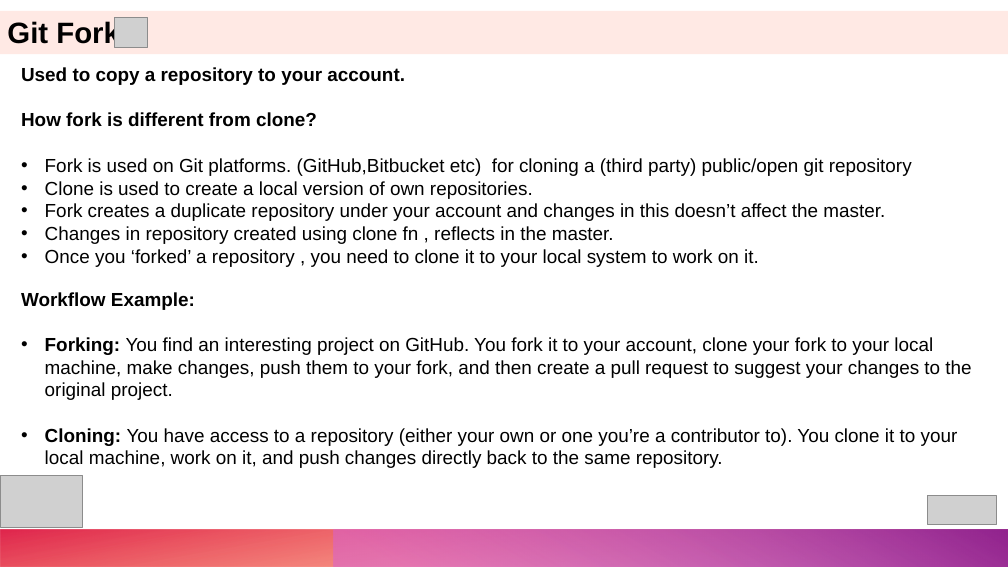
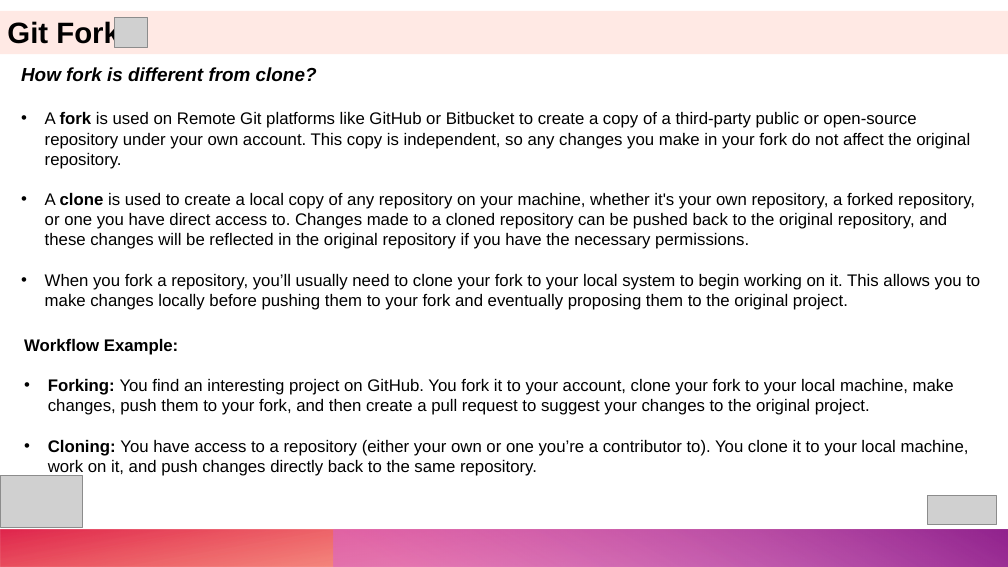
Before and after one commit to shanptom/GitIntro, a slide deck: slide 6 of Intro to Git and GitHub.pptx. Drawn at 1008x567 pixels with LibreOffice and Linux fonts; fonts in the diff are those of the drawing; grey boxes stand for pictures. Boxes give left, top, right and bottom in pixels: in the first picture for what was removed or moved away, otherwise in the second. Text is boxed around its words. In the diff, an @@ line names an element or a change of style, - is before the commit and + after.

```diff
--- a/Intro to Git and GitHub.pptx
+++ b/Intro to Git and GitHub.pptx
@@ text at (21, 67, 405, 85): paragraph removed @@
-Used to copy a repository to your account.
@@ text at (21, 67, 317, 82): italic on in "How fork is different from clone?" @@
@@ text at (45, 112, 980, 310): text changed; size 18 to 16 pt @@
-• Fork is used on Git platforms. (GitHub,Bitbucket etc) for cloning a (third party) public/open git repository
-• Clone is used to create a local version of own repositories.
-• Fork creates a duplicate repository under your account and changes in this doesn’t affect the master.
-• Changes in repository created using clone fn , reflects in the master.
-• Once you ‘forked’ a repository , you need to clone it to your local system to work on it.
+• A fork is used on Remote Git platforms like GitHub or Bitbucket to create a copy of a third-party public or open-source repository under your own account. This copy is independent, so any changes you make in your fork do not affect the original repository.
+• A clone is used to create a local copy of any repository on your machine, whether it's your own repository, a forked repository, or one you have direct access to. Changes made to a cloned repository can be pushed back to the original repository, and these changes will be reflected in the original repository if you have the necessary permissions.
+• When you fork a repository, you’ll usually need to clone your fork to your local system to begin working on it. This allows you to make changes locally before pushing them to your fork and eventually proposing them to the original project.
@@ text "Workflow Example:": place and size @@
-text "Workflow Example:" at (21, 292, 971, 468)
+text "Workflow Example:" at (24, 339, 969, 476)
@@ text "Workflow Example:" at (24, 339, 969, 476): size 18 to 16 pt @@
```
Also in this commit, not shown: 1 other slide changed.
